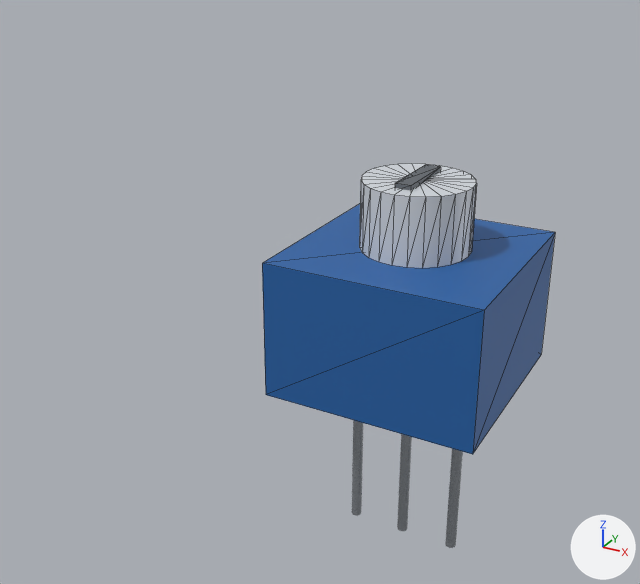
Renders of the glTF model assets_db/3d_models/glb/potentiometer-10k.glb from each side of a commit.
Camera for both pictures: a 50 mm camera at (0.0136, -0.0332, 0.0224) aimed at (-0.0009, -0.0068, 0.0092). The lights are fixed; the arrows at lower right show +X, +Y and +Z. The older version comes first. Mesh edges are drawn as thin lines on the coarser meshes. Where no turn or scale is listed for an object, it has been applied to the vertices.

Before the edit, the objects in view are built like this:
```python
me_mesh_0 = bpy.data.meshes.new('Mesh_0')
me_mesh_0.from_pydata(...)  # a box spanning x -0.00475..0.00475, y -0.00475..0.00475, z -0.0031..0.0031
me_mesh_0.materials.append(mat_pot_blue)  # blue #2563a8
me_mesh_1 = bpy.data.meshes.new('Mesh_1')
me_mesh_1.from_pydata(...)  # 52 vertices, 96 faces; spans x -0.0024..0.0024, y -0.0024..0.0024, z -0.0015..0.0015
me_mesh_1.materials.append(mat_pot_knob)  # light grey #d8dde3
me_mesh_2 = bpy.data.meshes.new('Mesh_2')
me_mesh_2.from_pydata(...)  # a box spanning x -0.00035..0.00035, y -0.0016..0.0016, z -0.00015..0.00015
me_mesh_2.materials.append(mat_pot_slot)  # dark grey #60666d
me_mesh_5 = bpy.data.meshes.new('Mesh_5')
me_mesh_5.from_pydata(...)  # 24 vertices, 40 faces; spans x -0.00024..0.00024, y -0.00025..0.00025, z -0.0045..0.0045
me_mesh_5.materials.append(mat_tin_plated_lead_002)  # light grey #b8bec5
ob_pot_body = bpy.data.objects.new('pot_body', me_mesh_0)
ob_pot_body.location = (0.0, 0.0, 0.0058)
ob_pot_knob = bpy.data.objects.new('pot_knob', me_mesh_1)
ob_pot_knob.location = (0.0, 0.0, 0.0104)
ob_pot_lead_3 = bpy.data.objects.new('pot_lead_3', me_mesh_5)
ob_pot_lead_3.location = (0.00254, 0.0, -0.0015)
ob_pot_slot = bpy.data.objects.new('pot_slot', me_mesh_2)
ob_pot_slot.location = (0.0, 0.0, 0.01195)
# also in view: 'pot_lead_1' at (-0.0025, 0.0, -0.0015); 'pot_lead_2' at (0.0, 0.0, -0.0015)
```
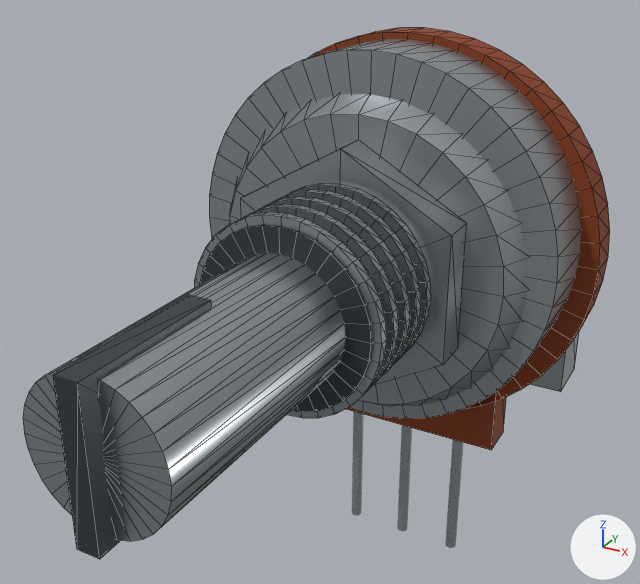
The newer file is also turned or shifted as a whole; pictures and numbers use the older file's frame.

Changed parts and their boxes (x1, y1, x2, y2) in the pictures (640 x 584 px):
'pot_body', deleted (blue): before (262, 204, 555, 454)
'pot_shaft', added: after (23, 253, 345, 541)
'pot_metal_can', added: after (209, 39, 581, 419)
'pot_retaining_plate', added: after (229, 94, 527, 406)
'pot_hex_nut', added: after (240, 140, 466, 385)
'pot_phenolic_wafer', added: after (307, 27, 610, 409)
'pot_shaft_slot', added: after (53, 295, 212, 559)
'pot_knob', deleted: before (359, 164, 477, 268)
'pot_bushing', added: after (199, 215, 414, 412)
'pot_thread_5', added: after (194, 212, 387, 418)
'pot_terminal_tab', added (brown): after (347, 391, 506, 450)
'pot_thread_4', added: after (243, 204, 399, 388)
'pot_thread_3', added: after (258, 197, 410, 376)
'pot_thread_2', added: after (272, 190, 421, 364)
'pot_thread_1', added: after (285, 183, 431, 353)
'pot_mounting_tab_2', added: after (530, 332, 579, 392)
'pot_slot', deleted: before (395, 164, 441, 191)

Patch to the scene script:
```diff
--- a/assets_db/3d_models/glb/potentiometer-10k.glb.py
+++ b/assets_db/3d_models/glb/potentiometer-10k.glb.py
@@ ob_pot_body @@
-ob_pot_body = bpy.data.objects.new('pot_body', me_mesh_0)
@@ ob_pot_knob @@
-ob_pot_knob = bpy.data.objects.new('pot_knob', me_mesh_1)
@@ ob_pot_slot @@
-ob_pot_slot = bpy.data.objects.new('pot_slot', me_mesh_2)
@@ ob_pot_mounting_tab_2 @@
+ob_pot_mounting_tab_2 = bpy.data.objects.new('pot_mounting_tab_2', me_mesh_20)  # a box spanning x -0.00075..0.00075, y -0.0011..0.0011, z -0.0021..0.0021; in mat_pot_steel (grey #aeb4b8)
+ob_pot_mounting_tab_2.location = (0.00635, -0.0002, 0.0065)
@@ ob_pot_shaft_slot @@
+ob_pot_shaft_slot = bpy.data.objects.new('pot_shaft_slot', me_mesh_15)  # a box spanning x -0.00038..0.00038, y -0.0026..0.0026, z -0.0025..0.0025; in mat_pot_slot_shadow (dark grey #454b50)
+ob_pot_shaft_slot.location = (0.0, -0.0179, 0.01)
@@ ob_pot_shaft @@
+ob_pot_shaft = bpy.data.objects.new('pot_shaft', me_mesh_14)  # 68 vertices, 128 faces; spans x -0.00235..0.00235, y -0.0045..0.0045, z -0.00235..0.00235; in mat_pot_steel (grey #aeb4b8)
+ob_pot_shaft.location = (0.0, -0.0154, 0.01)
@@ ob_pot_thread_5 @@
+ob_pot_thread_5 = bpy.data.objects.new('pot_thread_5', me_mesh_13)  # 68 vertices, 128 faces; spans x -0.00355..0.00355, y -0.00018..0.00018, z -0.00355..0.00355; in mat_pot_steel (grey #aeb4b8)
+ob_pot_thread_5.location = (0.0, -0.0108, 0.01)
@@ ob_pot_thread_4 @@
+ob_pot_thread_4 = bpy.data.objects.new('pot_thread_4', me_mesh_13.copy())
+ob_pot_thread_4.location = (0.0, -0.0099, 0.01)
@@ ob_pot_thread_3 @@
+ob_pot_thread_3 = bpy.data.objects.new('pot_thread_3', me_mesh_13.copy())
+ob_pot_thread_3.location = (0.0, -0.009, 0.01)
@@ ob_pot_thread_2 @@
+ob_pot_thread_2 = bpy.data.objects.new('pot_thread_2', me_mesh_13.copy())
+ob_pot_thread_2.location = (0.0, -0.0081, 0.01)
@@ ob_pot_thread_1 @@
+ob_pot_thread_1 = bpy.data.objects.new('pot_thread_1', me_mesh_13.copy())
+ob_pot_thread_1.location = (0.0, -0.0072, 0.01)
@@ ob_pot_bushing @@
+ob_pot_bushing = bpy.data.objects.new('pot_bushing', me_mesh_8)  # 68 vertices, 128 faces; spans x -0.00325..0.00325, y -0.0022..0.0022, z -0.00325..0.00325; in mat_pot_slot_shadow (dark grey #454b50)
+ob_pot_bushing.location = (0.0, -0.0089, 0.01)
@@ ob_pot_hex_nut @@
+ob_pot_hex_nut = bpy.data.objects.new('pot_hex_nut', me_mesh_7)  # 16 vertices, 24 faces; spans x -0.00416..0.00416, y -0.0007..0.0007, z -0.0048..0.0048; in mat_pot_steel (grey #aeb4b8)
+ob_pot_hex_nut.location = (0.0, -0.00635, 0.01)
@@ ob_pot_retaining_plate @@
+ob_pot_retaining_plate = bpy.data.objects.new('pot_retaining_plate', me_mesh_6)  # 68 vertices, 128 faces; spans x -0.0063..0.0063, y -0.0005..0.0005, z -0.0063..0.0063; in mat_pot_steel (grey #aeb4b8)
+ob_pot_retaining_plate.location = (0.0, -0.0052, 0.01)
@@ ob_pot_metal_can @@
+ob_pot_metal_can = bpy.data.objects.new('pot_metal_can', me_mesh_5_1)  # 100 vertices, 192 faces; spans x -0.00725..0.00725, y -0.0016..0.0016, z -0.00725..0.00725; in mat_pot_steel (grey #aeb4b8)
+ob_pot_metal_can.location = (0.0, -0.0032, 0.0105)
@@ ob_pot_terminal_tab @@
+ob_pot_terminal_tab = bpy.data.objects.new('pot_terminal_tab', me_mesh_4_1)  # a box spanning x -0.0046..0.0046, y -0.0008..0.0008, z -0.00275..0.00275; in mat_pot_phenolic_tab (brown #8b3f16)
+ob_pot_terminal_tab.location = (0.0, -0.0009, 0.0038)
@@ ob_pot_phenolic_wafer @@
+ob_pot_phenolic_wafer = bpy.data.objects.new('pot_phenolic_wafer', me_mesh_3_1)  # 100 vertices, 192 faces; spans x -0.008..0.008, y -0.0008..0.0008, z -0.008..0.008; in mat_pot_phenolic (brown #8b3f16)
+ob_pot_phenolic_wafer.location = (0.0, -0.0009, 0.01)
```
